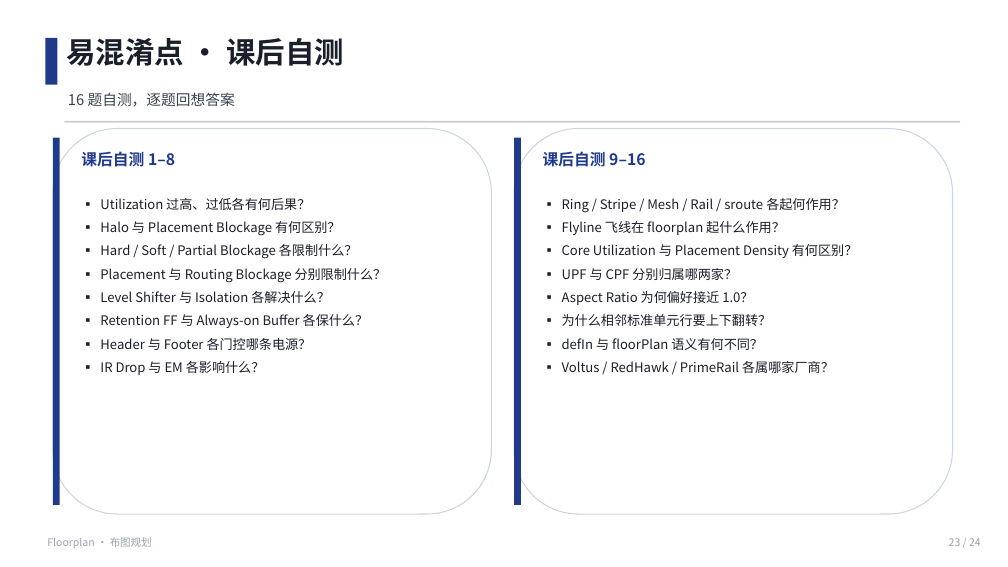
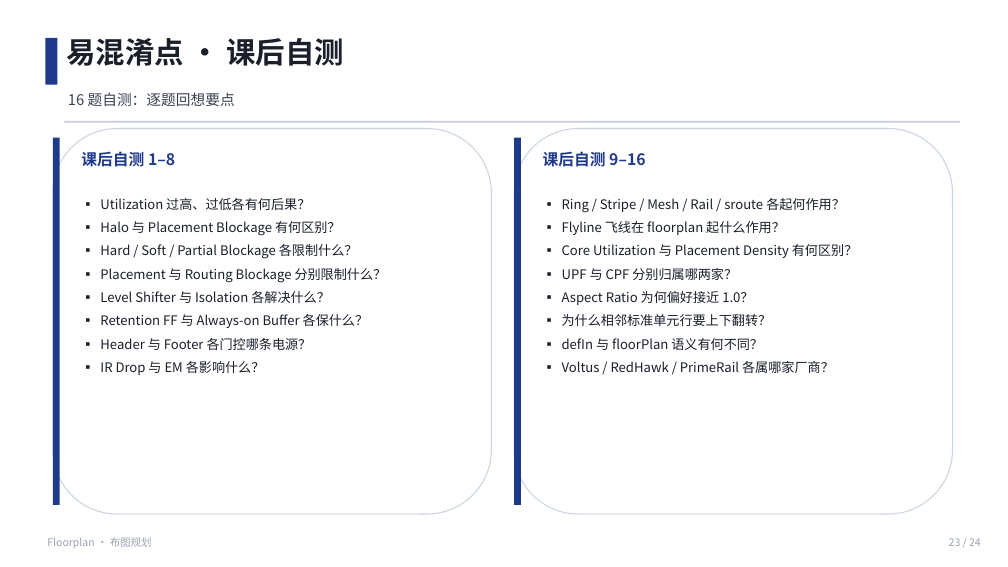
Before and after one commit to JinChengZ18/IC_Learning_Material, a slide deck: slide 23 of IC_Backend_Notes/slides/05_Floorplan.pptx. Drawn at 1008x567 pixels with LibreOffice and Linux fonts; fonts in the diff are those of the drawing. Boxes give left, top, right and bottom in pixels: in the first picture for what was removed or moved away, otherwise in the second. Text is boxed around its words. In the diff, an @@ line names an element or a change of style, - is before the commit and + after.

```diff
--- a/IC_Backend_Notes/slides/05_Floorplan.pptx
+++ b/IC_Backend_Notes/slides/05_Floorplan.pptx
@@ text at (68,92,235,106): text changed @@
-16 题自测，逐题回想答案
+16 题自测：逐题回想要点
```
Also in this commit, not shown: 15 other slides changed, 54 other files.
